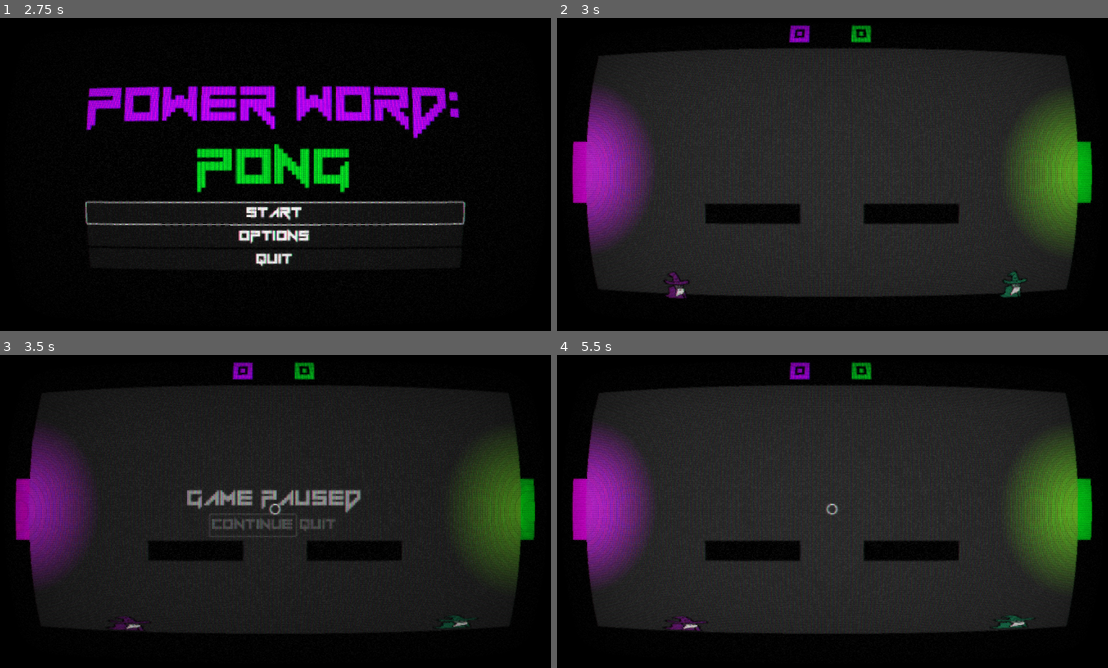
Above: before the commit, frames 1-4 (two rows, left to right).
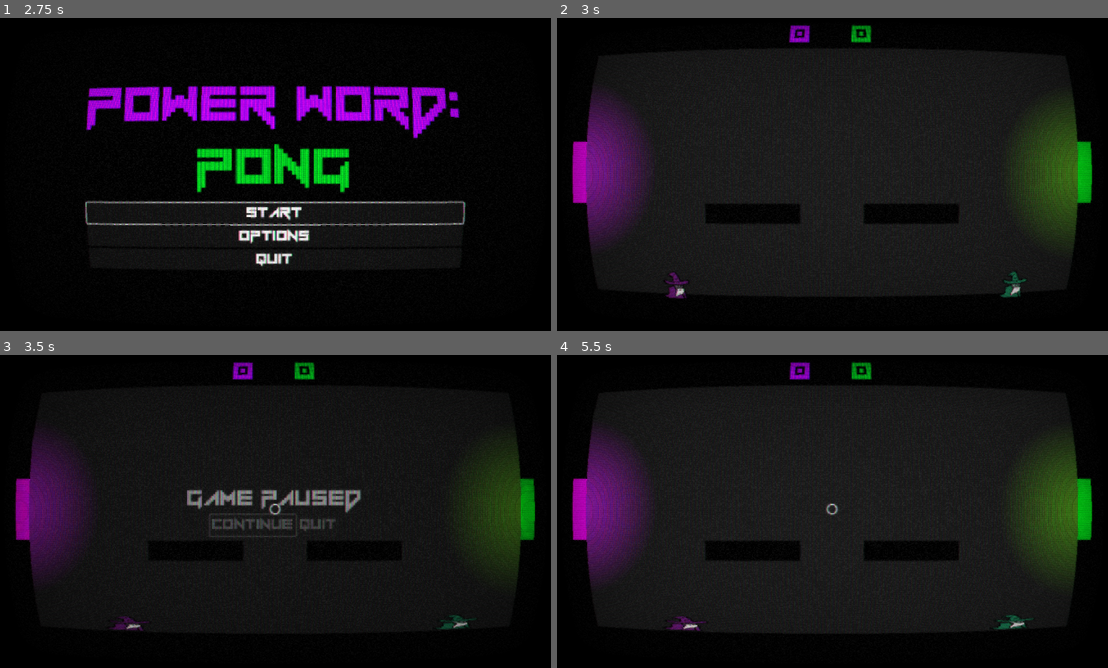
Above: after the commit, the same moments.

Repository: githubScratch/Death_Pong
Game: Godot game, scene res://MENUS/menu.tscn
The game is run twice, just before and just after one commit, with the same random seed, the same clock (stepped at 60 frames per second) and the same inputs.
Inputs:
- Up to frame 1 (2.75 s): click "START" at 0.5 s; click "START" at 1.25 s; click "OPTIONS" at 2 s
- Up to frame 2 (3 s): tap Enter at 2.75 s; hold D (right1) from 2.78 s (still down)
- Up to frame 3 (3.5 s): keep holding D (right1); tap Space (ui_select) at 3.02 s
- Up to frame 4 (5.5 s): release D (right1) at 3.5 s; click "CONTINUE" at 3.5 s; click "CONTINUE" at 4.25 s; tap Space (ui_select) at 5, 5.27 s; hold D (right1) from 5.03 s (still down)

Frame 1 is identical in both runs. In frame 2, 7.6% of the frame differs, in the area x 5-95%, y 24-73%; in frame 3, 5.2%; in frame 4, 7.7%, in the area x 5-95%, y 24-88%.

Commit message:
tidy code

Diff:
--- a/ARENAS/arena.gd
+++ b/ARENAS/arena.gd
@@ -14,13 +14,11 @@
 var current_instance: Node = null
 @export var instance_scene: PackedScene
 
-# Called when the node enters the scene tree for the first time.
 func _ready() -> void:
 	Engine.time_scale = 1.0
 	is_victory = false
 	create_new_instance()
 
-# Called every frame. 'delta' is the elapsed time since the previous frame.
 func _process(delta: float) -> void:
 	if Input.is_action_just_pressed("ui_select"):
 		if not is_paused and not is_victory:
@@ -32,6 +30,7 @@
 			unpause_game()
 			print("UI accept pressed while paused")
 
+#Ball Reset
 func create_new_instance():
 	# First, remove any existing instance
 	if is_instance_valid(current_instance):
@@ -46,6 +45,7 @@
 		get_tree().current_scene.add_child(instance)
 		current_instance = instance
 
+#Scoring
 func _on_goal_left_body_entered(body: Node2D) -> void:
 	if body.is_in_group("ball"):
 		player2_score += 1
@@ -57,7 +57,6 @@
 			is_victory = true
 			rematch_2.grab_focus()
 		else:
-			#await get_tree().create_timer(0.1).timeout
 			create_new_instance()
 func _on_goal_right_body_entered(body: Node2D) -> void:
 	if body.is_in_group("ball"):
@@ -96,7 +95,7 @@
 	if body.is_in_group("ball"):
 		Engine.time_scale = 1.0
 
-
+#UI
 func _on_rematch_1_pressed() -> void:
 	get_tree().change_scene_to_file("res://ARENAS/arena.tscn")
 func _on_rematch_2_pressed() -> void:
@@ -109,4 +108,5 @@
 	unpause_game()
 func _on_menu_3_pressed() -> void:
 	unpause_game()
+	is_paused = false
 	get_tree().change_scene_to_file("res://MENUS/Menu.tscn")
--- a/ARENAS/arena.tscn
+++ b/ARENAS/arena.tscn
@@ -158,6 +158,48 @@
 &"platforms": SubResource("Animation_2udws")
 }
 
+[sub_resource type="Animation" id="Animation_bbeva"]
+resource_name = "Clear"
+tracks/0/type = "value"
+tracks/0/imported = false
+tracks/0/enabled = true
+tracks/0/path = NodePath("Pause:modulate")
+tracks/0/interp = 1
+tracks/0/loop_wrap = true
+tracks/0/keys = {
+"times": PackedFloat32Array(0.0333333, 0.2),
+"transitions": PackedFloat32Array(1, 1),
+"update": 0,
+"values": [Color(1, 1, 1, 1), Color(1, 1, 1, 0)]
+}
+
+[sub_resource type="Animation" id="Animation_a13du"]
+resource_name = "Pause"
+tracks/0/type = "value"
+tracks/0/imported = false
+tracks/0/enabled = true
+tracks/0/path = NodePath("Pause:modulate")
+tracks/0/interp = 1
+tracks/0/loop_wrap = true
+tracks/0/keys = {
+"times": PackedFloat32Array(0.0666667, 0.966667),
+"transitions": PackedFloat32Array(1, 1),
+"update": 0,
+"values": [Color(1, 1, 1, 0), Color(1, 1, 1, 1)]
+}
+tracks/1/type = "value"
+tracks/1/imported = false
+tracks/1/enabled = true
+tracks/1/path = NodePath("Pause/CenterContainer/VBoxContainer/HBoxContainer:modulate")
+tracks/1/interp = 1
+tracks/1/loop_wrap = true
+tracks/1/keys = {
+"times": PackedFloat32Array(0, 0.933333),
+"transitions": PackedFloat32Array(1, 1),
+"update": 0,
+"values": [Color(1, 1, 1, 0), Color(1, 1, 1, 1)]
+}
+
 [sub_resource type="Animation" id="Animation_yjyfw"]
 resource_name = "Player_1_Victory"
 length = 2.0
@@ -210,117 +252,6 @@
 "values": [NodePath(".")]
 }
 
-[sub_resource type="Animation" id="Animation_05y3v"]
-length = 0.001
-tracks/0/type = "value"
-tracks/0/imported = false
-tracks/0/enabled = true
-tracks/0/path = NodePath("Player_1_Victory:modulate")
-tracks/0/interp = 1
-tracks/0/loop_wrap = true
-tracks/0/keys = {
-"times": PackedFloat32Array(0),
-"transitions": PackedFloat32Array(1),
-"update": 0,
-"values": [Color(1, 1, 1, 0)]
-}
-tracks/1/type = "value"
-tracks/1/imported = false
-tracks/1/enabled = true
-tracks/1/path = NodePath("Player_1_Victory/CenterContainer/VBoxContainer/HBoxContainer:modulate")
-tracks/1/interp = 1
-tracks/1/loop_wrap = true
-tracks/1/keys = {
-"times": PackedFloat32Array(0),
-"transitions": PackedFloat32Array(1),
-"update": 0,
-"values": [Color(1, 1, 1, 0)]
-}
-tracks/2/type = "value"
-tracks/2/imported = false
-tracks/2/enabled = true
-tracks/2/path = NodePath("Player_1_Victory/CenterContainer/VBoxContainer/HBoxContainer/Rematch1:focus_neighbor_left")
-tracks/2/interp = 1
-tracks/2/loop_wrap = true
-tracks/2/keys = {
-"times": PackedFloat32Array(0),
-"transitions": PackedFloat32Array(1),
-"update": 1,
-"values": [NodePath("")]
-}
-tracks/3/type = "value"
-tracks/3/imported = false
-tracks/3/enabled = true
-tracks/3/path = NodePath("Player_2_Victory:modulate")
-tracks/3/interp = 1
-tracks/3/loop_wrap = true
-tracks/3/keys = {
-"times": PackedFloat32Array(0),
-"transitions": PackedFloat32Array(1),
-"update": 0,
-"values": [Color(1, 1, 1, 0)]
-}
-tracks/4/type = "value"
-tracks/4/imported = false
-tracks/4/enabled = true
-tracks/4/path = NodePath("Player_2_Victory/CenterContainer/VBoxContainer/HBoxContainer:modulate")
-tracks/4/interp = 1
-tracks/4/loop_wrap = true
-tracks/4/keys = {
-"times": PackedFloat32Array(0),
-"transitions": PackedFloat32Array(1),
-"update": 0,
-"values": [Color(1, 1, 1, 0)]
-}
-tracks/5/type = "value"
-tracks/5/imported = false
-tracks/5/enabled = true
-tracks/5/path = NodePath("Player_2_Victory:process_mode")
-tracks/5/interp = 1
-tracks/5/loop_wrap = true
-tracks/5/keys = {
-"times": PackedFloat32Array(0),
-"transitions": PackedFloat32Array(1),
-"update": 1,
-"values": [0]
-}
-tracks/6/type = "value"
-tracks/6/imported = false
-tracks/6/enabled = true
-tracks/6/path = NodePath("Player_1_Victory:process_mode")
-tracks/6/interp = 1
-tracks/6/loop_wrap = true
-tracks/6/keys = {
-"times": PackedFloat32Array(0),
-"transitions": PackedFloat32Array(1),
-"update": 1,
-"values": [4]
-}
-tracks/7/type = "value"
-tracks/7/imported = false
-tracks/7/enabled = true
-tracks/7/path = NodePath("Pause:modulate")
-tracks/7/interp = 1
-tracks/7/loop_wrap = true
-tracks/7/keys = {
-"times": PackedFloat32Array(0),
-"transitions": PackedFloat32Array(1),
-"update": 0,
-"values": [Color(1, 1, 1, 0)]
-}
-tracks/8/type = "value"
-tracks/8/imported = false
-tracks/8/enabled = true
-tracks/8/path = NodePath("Pause/CenterContainer/VBoxContainer/HBoxContainer:modulate")
-tracks/8/interp = 1
-tracks/8/loop_wrap = true
-tracks/8/keys = {
-"times": PackedFloat32Array(0),
-"transitions": PackedFloat32Array(1),
-"update": 0,
-"values": [Color(1, 1, 1, 0)]
-}
-
 [sub_resource type="Animation" id="Animation_uu0rc"]
 resource_name = "Player_2_Victory"
 length = 2.0
@@ -361,46 +292,115 @@
 "values": [4, 0]
 }
 
-[sub_resource type="Animation" id="Animation_a13du"]
-resource_name = "Pause"
+[sub_resource type="Animation" id="Animation_05y3v"]
+length = 0.001
 tracks/0/type = "value"
 tracks/0/imported = false
 tracks/0/enabled = true
-tracks/0/path = NodePath("Pause:modulate")
+tracks/0/path = NodePath("Player_1_Victory:modulate")
 tracks/0/interp = 1
 tracks/0/loop_wrap = true
 tracks/0/keys = {
-"times": PackedFloat32Array(0.0666667, 0.966667),
-"transitions": PackedFloat32Array(1, 1),
-"update": 0,
-"values": [Color(1, 1, 1, 0), Color(1, 1, 1, 1)]
+"times": PackedFloat32Array(0),
+"transitions": PackedFloat32Array(1),
+"update": 0,
+"values": [Color(1, 1, 1, 0)]
 }
 tracks/1/type = "value"
 tracks/1/imported = false
 tracks/1/enabled = true
-tracks/1/path = NodePath("Pause/CenterContainer/VBoxContainer/HBoxContainer:modulate")
+tracks/1/path = NodePath("Player_1_Victory/CenterContainer/VBoxContainer/HBoxContainer:modulate")
 tracks/1/interp = 1
 tracks/1/loop_wrap = true
 tracks/1/keys = {
-"times": PackedFloat32Array(0, 0.933333),
-"transitions": PackedFloat32Array(1, 1),
-"update": 0,
-"values": [Color(1, 1, 1, 0), Color(1, 1, 1, 1)]
-}
-
-[sub_resource type="Animation" id="Animation_bbeva"]
-resource_name = "Clear"
-tracks/0/type = "value"
-tracks/0/imported = false
-tracks/0/enabled = true
-tracks/0/path = NodePath("Pause:modulate")
-tracks/0/interp = 1
-tracks/0/loop_wrap = true
-tracks/0/keys = {
-"times": PackedFloat32Array(0.0333333, 0.2),
-"transitions": PackedFloat32Array(1, 1),
-"update": 0,
-"values": [Color(1, 1, 1, 1), Color(1, 1, 1, 0)]
+"times": PackedFloat32Array(0),
+"transitions": PackedFloat32Array(1),
+"update": 0,
+"values": [Color(1, 1, 1, 0)]
+}
+tracks/2/type = "value"
+tracks/2/imported = false
+tracks/2/enabled = true
+tracks/2/path = NodePath("Player_1_Victory/CenterContainer/VBoxContainer/HBoxContainer/Rematch1:focus_neighbor_left")
+tracks/2/interp = 1
+tracks/2/loop_wrap = true
+tracks/2/keys = {
+"times": PackedFloat32Array(0),
+"transitions": PackedFloat32Array(1),
+"update": 1,
+"values": [NodePath("")]
+}
+tracks/3/type = "value"
+tracks/3/imported = false
+tracks/3/enabled = true
+tracks/3/path = NodePath("Player_2_Victory:modulate")
+tracks/3/interp = 1
+tracks/3/loop_wrap = true
+tracks/3/keys = {
+"times": PackedFloat32Array(0),
+"transitions": PackedFloat32Array(1),
+"update": 0,
+"values": [Color(1, 1, 1, 0)]
+}
+tracks/4/type = "value"
+tracks/4/imported = false
+tracks/4/enabled = true
+tracks/4/path = NodePath("Player_2_Victory/CenterContainer/VBoxContainer/HBoxContainer:modulate")
+tracks/4/interp = 1
+tracks/4/loop_wrap = true
+tracks/4/keys = {
+"times": PackedFloat32Array(0),
+"transitions": PackedFloat32Array(1),
+"update": 0,
+"values": [Color(1, 1, 1, 0)]
+}
+tracks/5/type = "value"
+tracks/5/imported = false
+tracks/5/enabled = true
+tracks/5/path = NodePath("Player_2_Victory:process_mode")
+tracks/5/interp = 1
+tracks/5/loop_wrap = true
+tracks/5/keys = {
+"times": PackedFloat32Array(0),
+"transitions": PackedFloat32Array(1),
+"update": 1,
+"values": [0]
+}
+tracks/6/type = "value"
+tracks/6/imported = false
+tracks/6/enabled = true
+tracks/6/path = NodePath("Player_1_Victory:process_mode")
+tracks/6/interp = 1
+tracks/6/loop_wrap = true
+tracks/6/keys = {
+"times": PackedFloat32Array(0),
+"transitions": PackedFloat32Array(1),
+"update": 1,
+"values": [4]
+}
+tracks/7/type = "value"
+tracks/7/imported = false
+tracks/7/enabled = true
+tracks/7/path = NodePath("Pause:modulate")
+tracks/7/interp = 1
+tracks/7/loop_wrap = true
+tracks/7/keys = {
+"times": PackedFloat32Array(0),
+"transitions": PackedFloat32Array(1),
+"update": 0,
+"values": [Color(1, 1, 1, 0)]
+}
+tracks/8/type = "value"
+tracks/8/imported = false
+tracks/8/enabled = true
+tracks/8/path = NodePath("Pause/CenterContainer/VBoxContainer/HBoxContainer:modulate")
+tracks/8/interp = 1
+tracks/8/loop_wrap = true
+tracks/8/keys = {
+"times": PackedFloat32Array(0),
+"transitions": PackedFloat32Array(1),
+"update": 0,
+"values": [Color(1, 1, 1, 0)]
 }
 
 [sub_resource type="AnimationLibrary" id="AnimationLibrary_bbeva"]
@@ -548,7 +548,7 @@
 z_index = -2
 offset_right = 1152.0
 offset_bottom = 648.0
-color = Color(0.136826, 0.136826, 0.136826, 1)
+color = Color(0.0885598, 0.08856, 0.0885599, 1)
 
 [node name="BackBorder" type="ColorRect" parent="Arena/walls"]
 z_index = -3
--- a/ARENAS/ball.gd
+++ b/ARENAS/ball.gd
@@ -19,8 +19,6 @@
 func _ready():
 	_original_scale = scale
 	_previous_position = global_position
-	# Add to ball group
-	#add_to_group("ball")
 
 	# Physics setup
 	contact_monitor = true
@@ -65,7 +63,7 @@
 	if linear_velocity.length() > max_speed:
 		linear_velocity = linear_velocity.normalized() * max_speed
 
-# This method is called from DeflectionShield
+
 func apply_deflection(force_vector):
 	# Store for debugging
 	last_applied_force = force_vector
--- a/MENUS/HUD.gd
+++ b/MENUS/HUD.gd
@@ -3,12 +3,9 @@
 @onready var player_2_score: Label = $CanvasLayer/Player2Score
 
 
-# Called when the node enters the scene tree for the first time.
 func _ready() -> void:
 	pass # Replace with function body.
 
-
-# Called every frame. 'delta' is the elapsed time since the previous frame.
 func _process(delta: float) -> void:
 	pass
 
--- a/PLAYERS/spell_1.gd
+++ b/PLAYERS/spell_1.gd
@@ -10,11 +10,6 @@
 var debug_label: Label
 
 func _ready():
-	# Create debug label
-	#debug_label = Label.new()
-	#debug_label.position = Vector2(0, -50)
-	#debug_label.text = "Force: " + str(deflection_force)
-	#add_child(debug_label)
 	pass
 
 func _on_body_entered(body):
@@ -40,9 +35,3 @@
 # Directly set the ball's velocity
 		ball.linear_velocity = new_velocity
 		print("Set velocity directly: ", new_velocity.length())
-
-		# Update debug label
-		#debug_label.text = "Hit! Force: " + str(deflection_force)
-		#debug_label.modulate = Color.GREEN
-	else:
-		print("Ball is not a RigidBody2D!")
--- a/PLAYERS/wizard_1.gd
+++ b/PLAYERS/wizard_1.gd
@@ -19,7 +19,6 @@
 
 func _physics_process(delta: float) -> void:
 
-
 	# Add the gravity and stretch.
 	if not is_on_floor():
 		velocity += get_gravity() * 2 * delta
@@ -32,7 +31,7 @@
 		sprite.scale.y = 0.15
 		sprite.scale.x = 0.6
 
-
+	#Reset Stretch over time
 	sprite.scale.x = lerpf(sprite.scale.x, 0.333, 1 - pow(0.01, delta))
 	sprite.scale.y = lerpf(sprite.scale.y, 0.333, 1 - pow(0.01, delta))
 	shape.scale.x = lerpf(sprite.scale.x, 1, 1 - pow(0.01, delta))
@@ -61,7 +60,6 @@
 
 
 	# Get the input direction and handle the movement/deceleration.
-	# As good practice, you should replace UI actions with custom gameplay actions.
 	var direction := Input.get_axis("left1", "right1")
 	if direction:
 		velocity.x = direction * SPEED
@@ -75,7 +73,7 @@
 	move_and_slide()
 
 func create_new_instance():
-	# First, remove any existing instance
+	# First, remove any existing spell
 	if is_instance_valid(current_instance):
 		current_instance.queue_free()
 		current_instance = null
--- a/PLAYERS/wizard_2.gd
+++ b/PLAYERS/wizard_2.gd
@@ -19,12 +19,6 @@
 
 func _physics_process(delta: float) -> void:
 
-	# Reset scales
-	sprite.scale.x = lerpf(sprite.scale.x, 0.333, 1 - pow(0.01, delta))
-	sprite.scale.y = lerpf(sprite.scale.y, 0.333, 1 - pow(0.01, delta))
-	shape.scale.x = lerpf(sprite.scale.x, 1, 1 - pow(0.01, delta))
-	shape.scale.y = lerpf(sprite.scale.y, 1, 1 - pow(0.01, delta))
-
 	# Add the gravity and stretch.
 	if not is_on_floor():
 		velocity += get_gravity() * 2 * delta
@@ -36,6 +30,12 @@
 		hit_the_ground = true
 		sprite.scale.y = 0.15
 		sprite.scale.x = 0.6
+
+	#Reset Stretch over time
+	sprite.scale.x = lerpf(sprite.scale.x, 0.333, 1 - pow(0.01, delta))
+	sprite.scale.y = lerpf(sprite.scale.y, 0.333, 1 - pow(0.01, delta))
+	shape.scale.x = lerpf(sprite.scale.x, 1, 1 - pow(0.01, delta))
+	shape.scale.y = lerpf(sprite.scale.y, 1, 1 - pow(0.01, delta))
 
 	# Handle jump.
 	if Input.is_action_just_pressed("ui_up"):
@@ -59,7 +59,6 @@
 			SPEED = INIT_SPEED
 
 	# Get the input direction and handle the movement/deceleration.
-	# As good practice, you should replace UI actions with custom gameplay actions.
 	var direction := Input.get_axis("ui_left", "ui_right")
 	if direction:
 		velocity.x = direction * SPEED
@@ -73,7 +72,7 @@
 	move_and_slide()
 
 func create_new_instance():
-	# First, remove any existing instance
+	# First, remove any existing spell
 	if is_instance_valid(current_instance):
 		current_instance.queue_free()
 		current_instance = null
